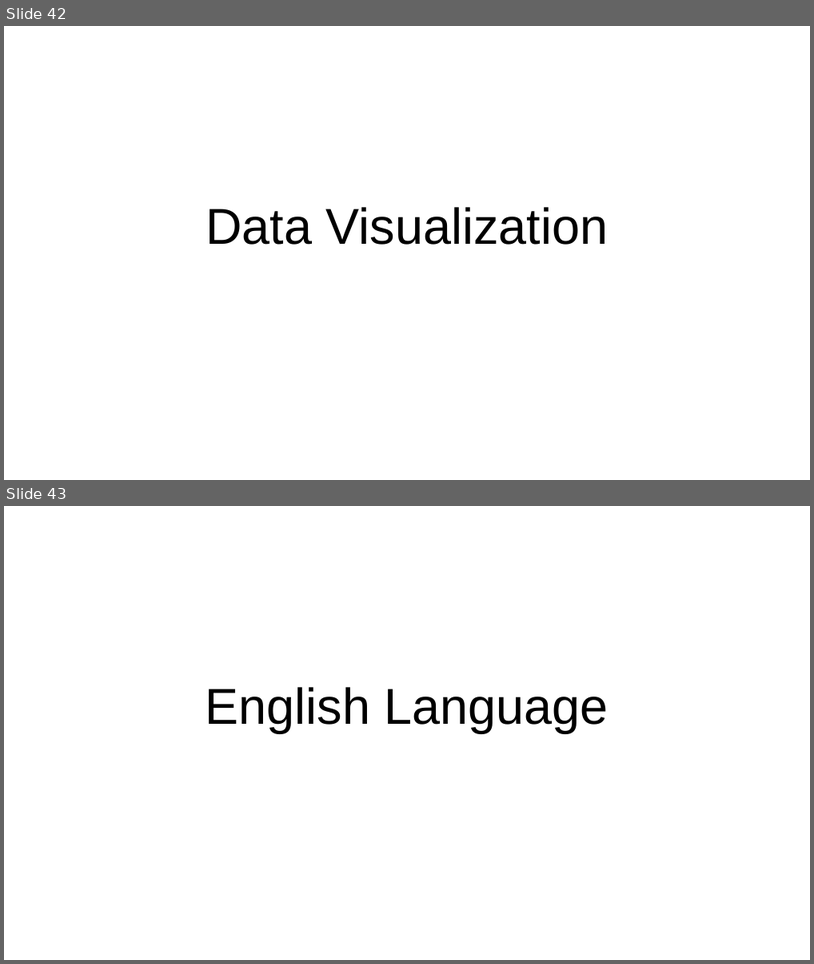
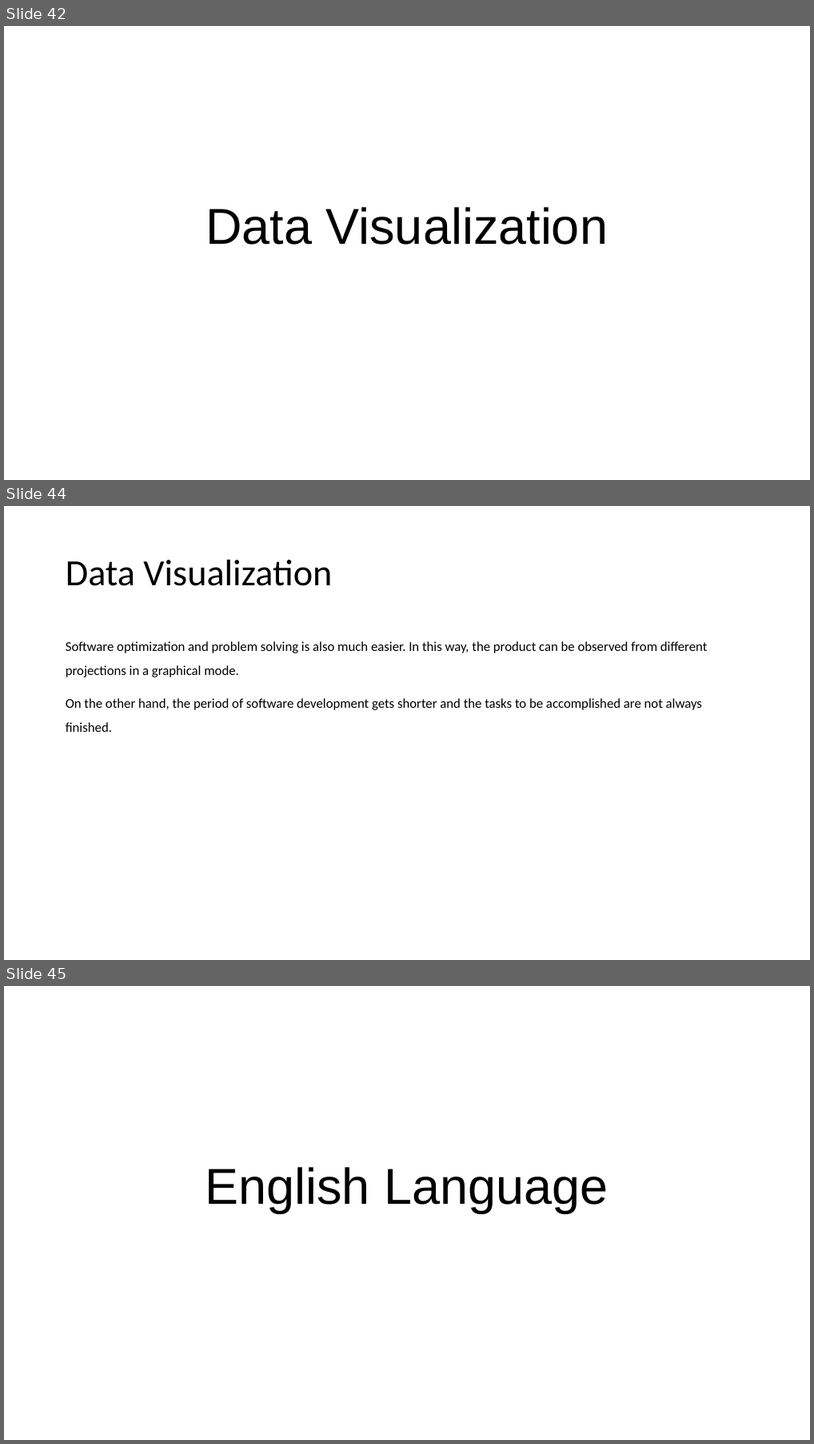
Before and after one commit to abelcondear/course, a slide deck: english/software-engineer.pptx. Shown one above the other, each under a label of ours: slides 42 and 43 before the commit, slides 42, 44 and 45 after it; the slides between them are not shown. The pictures are 814x964 and 814x1444 pixels, drawn with LibreOffice and Linux fonts; fonts in the diff are those of the drawing. Boxes give left, top, right and bottom in pixels: in the first picture for what was removed or moved away, otherwise in the second. Text is boxed around its words. In the diff, an @@ line names an element or a change of style, - is before the commit and + after.

```diff
--- a/english/software-engineer.pptx
+++ b/english/software-engineer.pptx
@@ slide 44 added at box(4, 506, 810, 960), background #FFFFFF @@
@@ title added at box(66, 560, 332, 586), 44 pt, text #000000 @@
+Data Visualization
@@ text added at box(66, 641, 708, 732), 16 pt, text #000000 @@
+Software optimization and problem solving is also much easier. In this way, the product can be observed from different projections in a graphical mode.
+On the other hand, the period of software development gets shorter and the tasks to be accomplished are not always finished.
@@ what was slide 43 is now slide 45 @@
```
Also in this commit, not shown: 1 other slide added, 1 other file.
